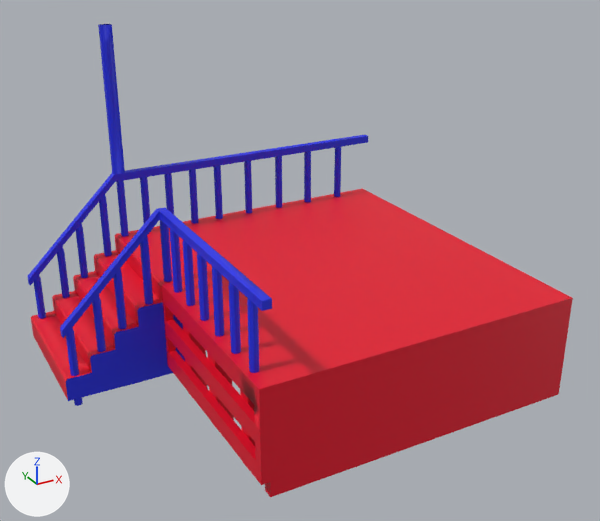
The FBX model Assets/Models/HG_Models/porchStairs.fbx: old version first, new version second.
The view is the same before and after, from a 50 mm camera at (-2.32, -12.72, 6.65) aimed at (3.0, -3.05, 1.81). The axes (+X, +Y, +Z) are drawn at lower left. The lights are the same throughout. The first picture is the older version.
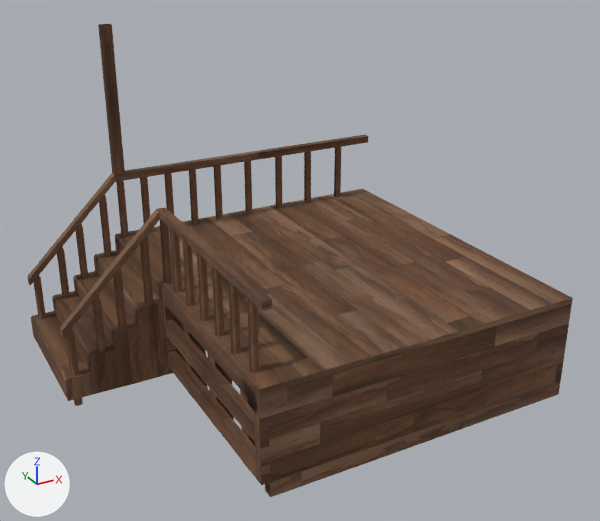
What differs and where, as boxes [x1, y1, x2, y2] in the pictures (600 x 521 px):
'Cube.003', surface changed (red to brown)
    both: [27, 24, 573, 497]

What changed in the scene script:
```text
Add img_coatrack_png:
    img_coatrack_png = load_image('CoatRack.png', 'CoatRack.png', 1024, 1024, 'sRGB')
Change mat_stairmotha_001:
    remove mat_stairmotha_001.base_color = (0.8, 0.0, 0.0208)  # red #e70028
    add mat_stairmotha_001.texture = img_coatrack_png  # with its transparency
    mat_stairmotha_001.roughness: 0.5 -> 1.0
Change mat_material_002:
    remove mat_material_002.base_color = (0.0129, 0.0244, 0.8)  # blue #1e2be7
    add mat_material_002.texture = img_coatrack_png  # with its transparency
    mat_material_002.roughness: 0.5 -> 1.0
```
